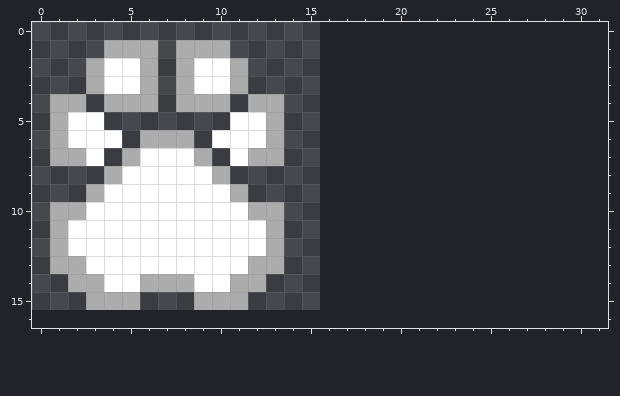
Two states of a pixel-art sprite, textures/sprites.png. The first picture shows the starting point.
The file is 16x16 pixels. The old version is drawn lined up with the new one, on the new canvas.
New version:
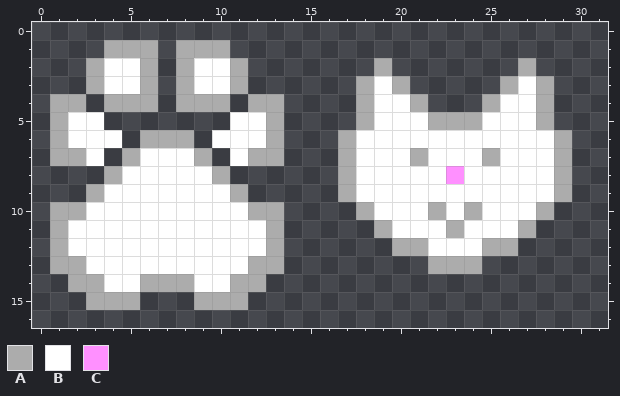
Palette (. is transparent): A #acacac  B #ffffff  C #ff90ff
From old to new:
canvas 16x16 -> 32x17
y 2: x 19 . -> A; x 27 . -> A
y 3: x 18..20 ... -> ABA; x 26..28 ... -> ABA
y 4: x 18..21 .... -> ABBA; x 25..28 .... -> ABBA
y 5: x 18..28 ........... -> ABBBAAABBBA
y 6: x 17..29 ............. -> ABBBBBBBBBBBA
y 7: x 17..29 ............. -> ABBBABBBABBBA
y 8: x 17..29 ............. -> ABBBBBCBBBBBA
y 9: x 17..29 ............. -> ABBBBBBBBBBBA
y 10: x 18..28 ........... -> ABBBABABBBA
y 11: x 19..27 ......... -> ABBBABBBA
y 12: x 20..26 ....... -> AABBBAA
y 13: x 22..24 ... -> AAA
Pixel boxes of the changes (left, top, right, bottom) in both pictures:
added: (338, 58, 572, 274)
